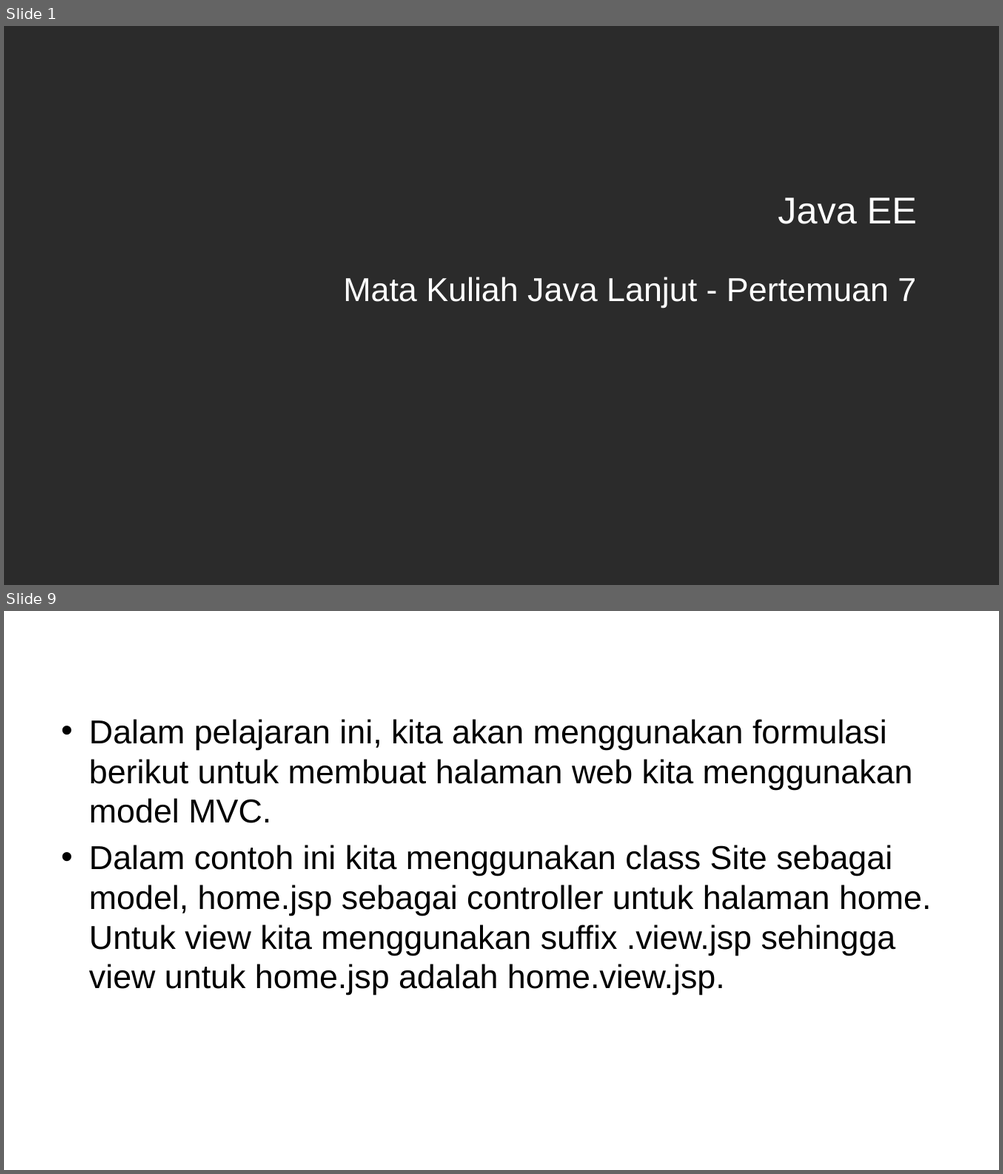
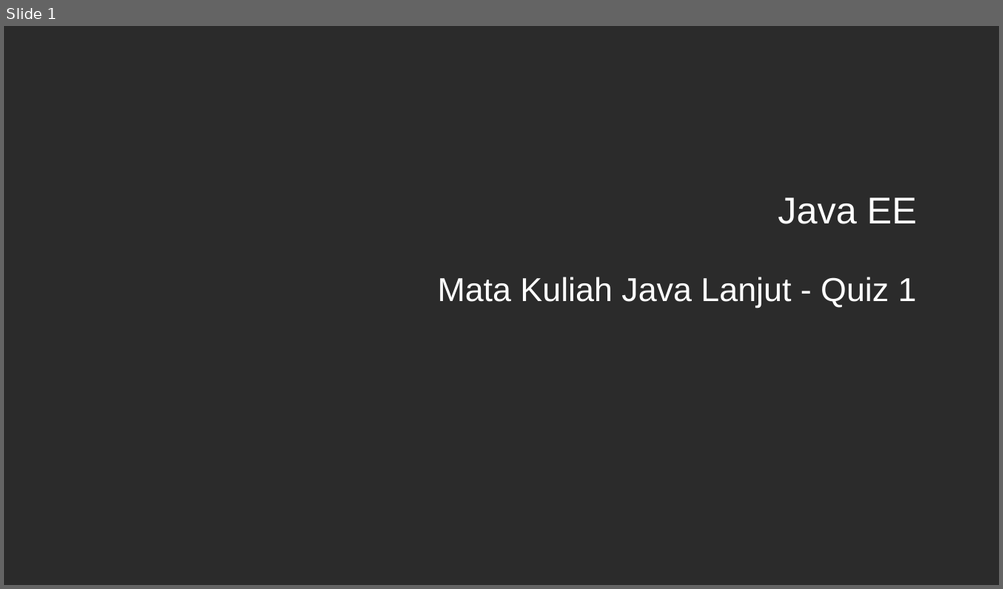
Before and after one commit to ruang-belajar/java-ee, a slide deck: docs/res/Java EE - Pertemuan 7.pptx. Shown one above the other, each under a label of ours: slides 1 and 9 before the commit, slide 1 after it; the slides between them are not shown. The pictures are 1003x1174 and 1003x589 pixels, drawn with LibreOffice and Linux fonts; fonts in the diff are those of the drawing; background and template pictures are left out; a plain dark background stands for a picture behind light text. Boxes give left, top, right and bottom in pixels: in the first picture for what was removed or moved away, otherwise in the second. Text is boxed around its words. In the diff, an @@ line names an element or a change of style, - is before the commit and + after.

```diff
--- a/docs/res/Java EE - Pertemuan 7.pptx
+++ b/docs/res/Java EE - Pertemuan 7.pptx
@@ slide 9 removed at box(4, 611, 999, 1170), background picture (left out) @@
@@ title removed at box(54, 627, 949, 675) @@
-Struktur File
@@ text removed at box(89, 719, 930, 995) @@
-• Dalam pelajaran ini, kita akan menggunakan formulasi berikut untuk membuat halaman web kita menggunakan model MVC.
-• Dalam contoh ini kita menggunakan class Site sebagai model, home.jsp sebagai controller untuk halaman home. Untuk view kita menggunakan suffix .view.jsp sehingga view untuk home.jsp adalah home.view.jsp.
@@ slide 1 changed as well @@
@@ subtitle at box(438, 277, 916, 308): text changed @@
-Mata Kuliah Java Lanjut - Pertemuan 7
+Mata Kuliah Java Lanjut - Quiz 1
```
Also in this commit, not shown: 3 slides added, 13 other slides removed, 4 other files.
